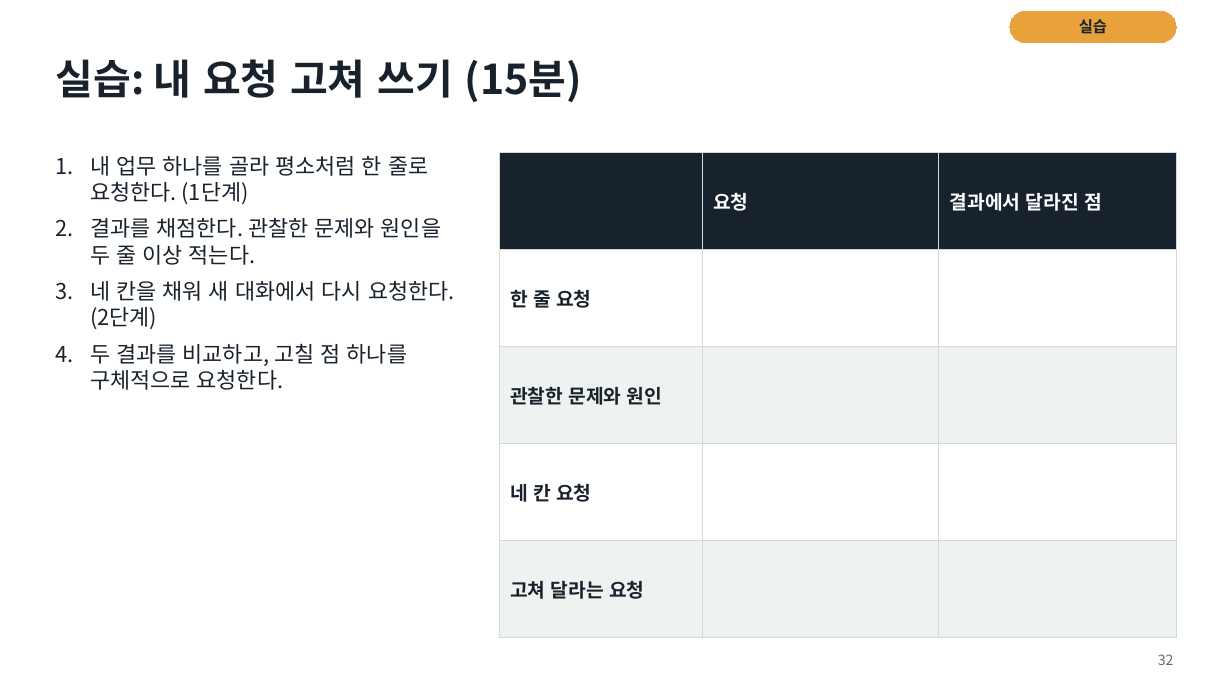
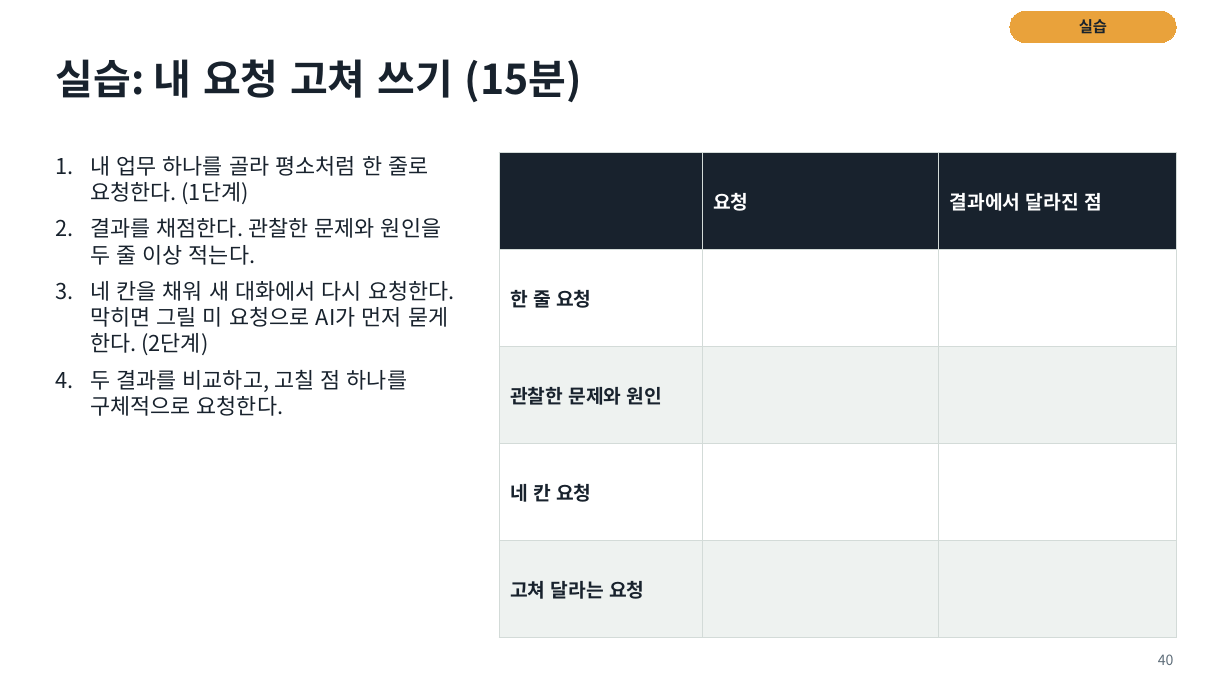
Before and after one commit to aplaxas/AI-Harness, a slide deck: slide 40 of courses/ai-for-work/2-week/decks/2주차-AI와-일하는-법.pptx (slide 32 before the commit). Drawn at 1232x693 pixels with LibreOffice and Linux fonts; fonts in the diff are those of the drawing. Boxes give left, top, right and bottom in pixels: in the first picture for what was removed or moved away, otherwise in the second. Text is boxed around its words. In the diff, an @@ line names an element or a change of style, - is before the commit and + after.

```diff
--- a/courses/ai-for-work/2-week/decks/2주차-AI와-일하는-법.pptx
+++ b/courses/ai-for-work/2-week/decks/2주차-AI와-일하는-법.pptx
@@ text at (90, 281, 455, 355): text changed @@
-3. 네 칸을 채워 새 대화에서 다시 요청한다. (2단계)
+3. 네 칸을 채워 새 대화에서 다시 요청한다. 막히면 그릴 미 요청으로 AI가 먼저 묻게 한다. (2단계)
@@ page number at (1158, 654, 1174, 665): text changed @@
-32
+40
```
Also in this commit, not shown: 3 other slides changed, 24 slides added, 8 other files.
